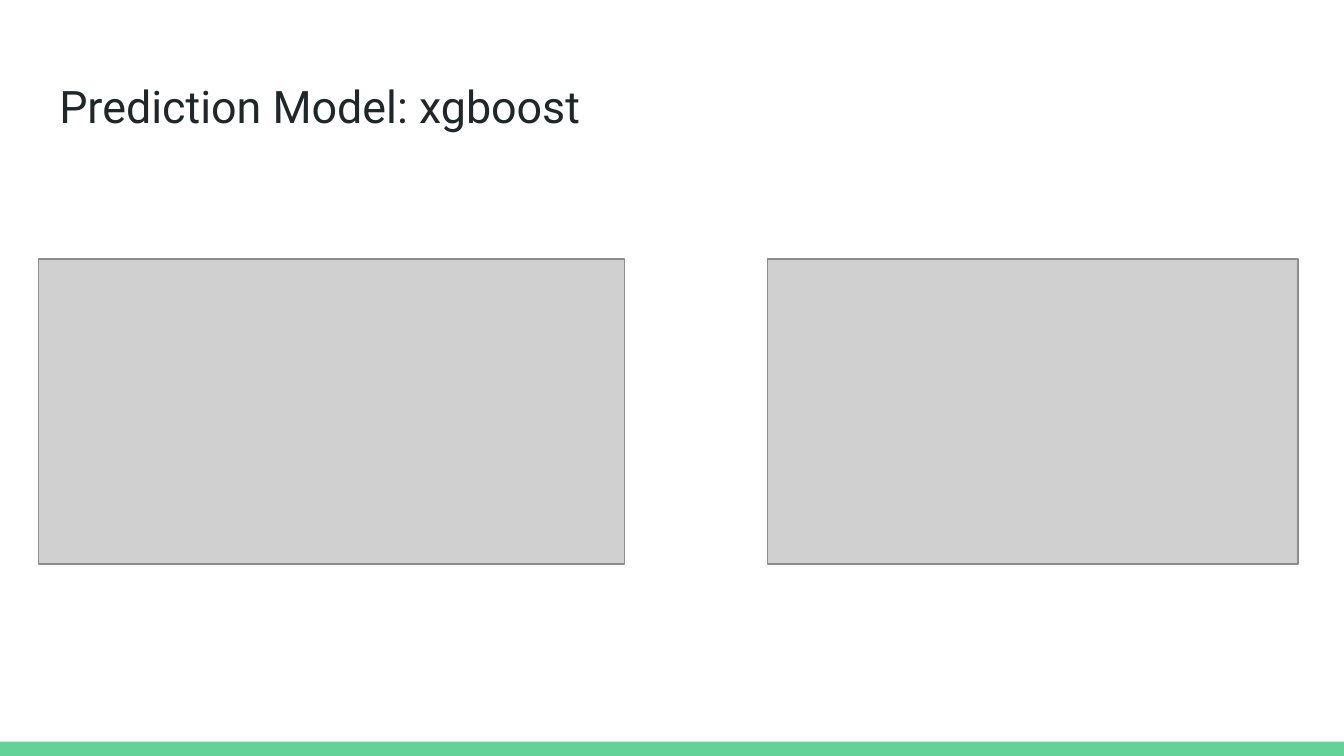
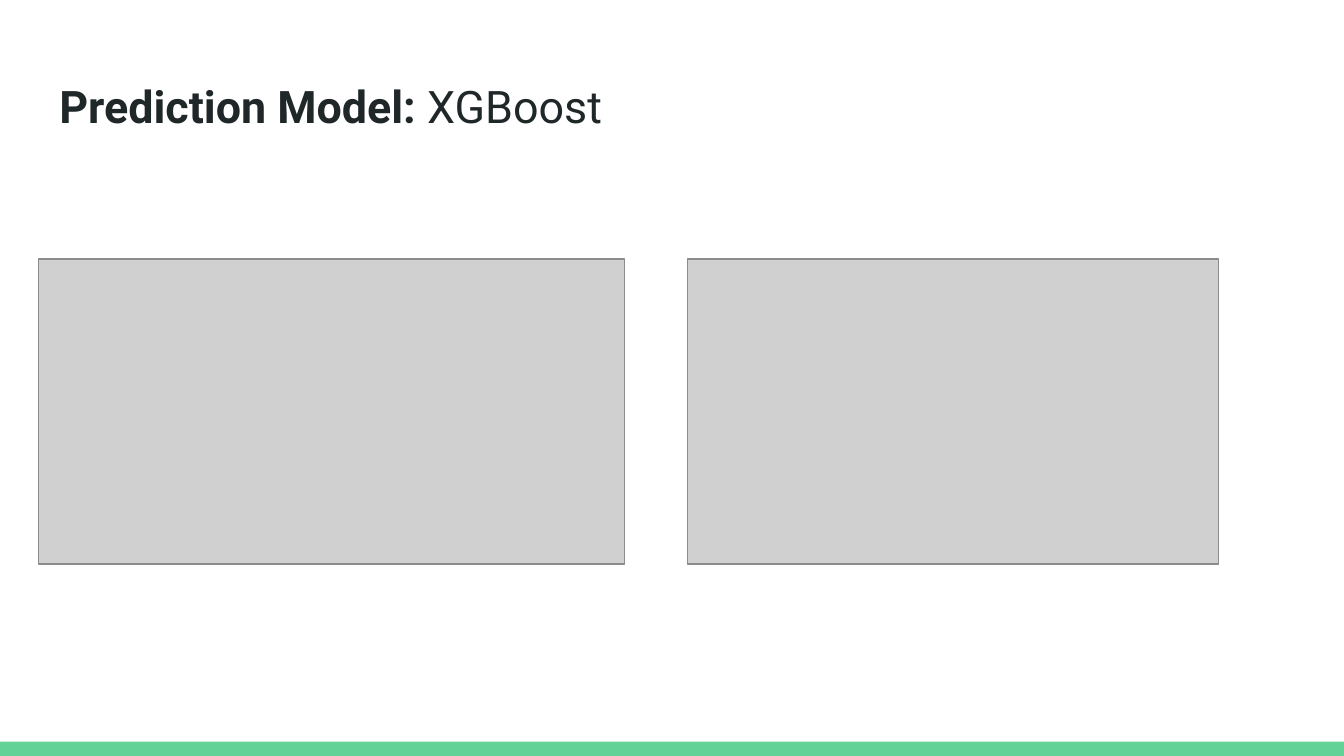
Before and after one commit to nycdatasci/bootcamp008_project, a slide deck: slide 11 of Project4-Capstone/DK/Capstone Presentation.pptx (slide 8 before the commit). Drawn at 1344x756 pixels with LibreOffice and Linux fonts; fonts in the diff are those of the drawing; grey boxes stand for pictures. Boxes give left, top, right and bottom in pixels: in the first picture for what was removed or moved away, otherwise in the second. Text is boxed around its words. In the diff, an @@ line names an element or a change of style, - is before the commit and + after.

```diff
--- a/Project4-Capstone/DK/Capstone Presentation.pptx
+++ b/Project4-Capstone/DK/Capstone Presentation.pptx
@@ title at <box>59,89,602,124</box>: text changed; bold on @@
-Prediction Model: xgboost
+Prediction Model: XGBoost
@@ picture: place and size @@
-picture at <box>767,259,1298,564</box>
+picture at <box>688,259,1219,564</box>
```
Also in this commit, not shown: 11 other slides changed, 5 slides added.
